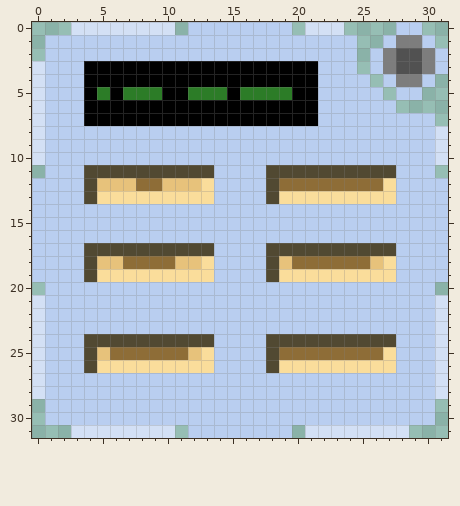
Pixel-art sprite, stored at Icons/Baybayin Words.png. Above is the file before it was changed.
The file is 32x32 pixels.
Now the later version:
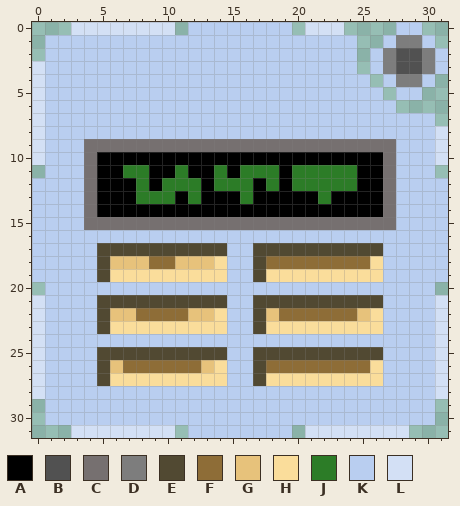
Palette (. is transparent): A #000000  B #515151  C #767070  D #7d7d7d  E #514932  F #8e6d37  G #e7c27b  H #fadd9b  J #2c7c27  K #b9cef0  L #d3e0f5
What changed:
y 3..4: x 4..21 AAAAAAAAAAAAAAAAAA -> KKKKKKKKKKKKKKKKKK
y 5: x 4..21 AJAJJJAAJJJAJJJJAA -> KKKKKKKKKKKKKKKKKK
y 6..7: x 4..21 AAAAAAAAAAAAAAAAAA -> KKKKKKKKKKKKKKKKKK
y 9: x 4..27 KKKKKKKKKKKKKKKKKKKKKKKK -> CCCCCCCCCCCCCCCCCCCCCCCC
y 10: x 4..27 KKKKKKKKKKKKKKKKKKKKKKKK -> CAAAAAAAAAAAAAAAAAAAAAAC
y 11: x 4..27 EEEEEEEEEEKKKKEEEEEEEEEE -> CAAJJAAJAAJAJJJAJJJJJAAC
y 12: x 4..27 EGGGFFGGGHKKKKEFFFFFFFFH -> CAAAJAJJJAJJJAJAJJJJJAAC
y 13: x 4..27 EHHHHHHHHHKKKKEHHHHHHHHH -> CAAAJJJAJAAAJAAAAAJAAAAC
y 14: x 4..27 KKKKKKKKKKKKKKKKKKKKKKKK -> CAAAAAAAAAAAAAAAAAAAAAAC
y 15: x 4..27 KKKKKKKKKKKKKKKKKKKKKKKK -> CCCCCCCCCCCCCCCCCCCCCCCC
y 17: x 4 E -> K; x 14 K -> E; x 17 K -> E; x 27 E -> K
y 18: x 4..5 EG -> KE; x 7..8 FF -> GG; x 13..14 HK -> GH; x 17..19 KEG -> EFF; x 26..27 GH -> HK
y 19: x 4..5 EH -> KE; x 14 K -> H; x 17..18 KE -> EH; x 27 H -> K
y 21: x 5..14 KKKKKKKKKK -> EEEEEEEEEE; x 17..26 KKKKKKKKKK -> EEEEEEEEEE
y 22: x 5..14 KKKKKKKKKK -> EGGFFFFGGH; x 17..26 KKKKKKKKKK -> EGFFFFFFGH
y 23: x 5..14 KKKKKKKKKK -> EHHHHHHHHH; x 17..26 KKKKKKKKKK -> EHHHHHHHHH
y 24: x 4..13 EEEEEEEEEE -> KKKKKKKKKK; x 18..27 EEEEEEEEEE -> KKKKKKKKKK
y 25: x 4..14 EGFFFFFFGHK -> KEEEEEEEEEE; x 17 K -> E; x 19..27 FFFFFFFFH -> EEEEEEEEK
y 26: x 4..14 EHHHHHHHHHK -> KEGFFFFFFGH; x 17..25 KEHHHHHHH -> EFFFFFFFF; x 27 H -> K
y 27: x 5..14 KKKKKKKKKK -> EHHHHHHHHH; x 17..26 KKKKKKKKKK -> EHHHHHHHHH
Boxes around the changes in both pictures, in picture pixels (x1, y1, x2, y2):
changed: (84, 61, 396, 386)
